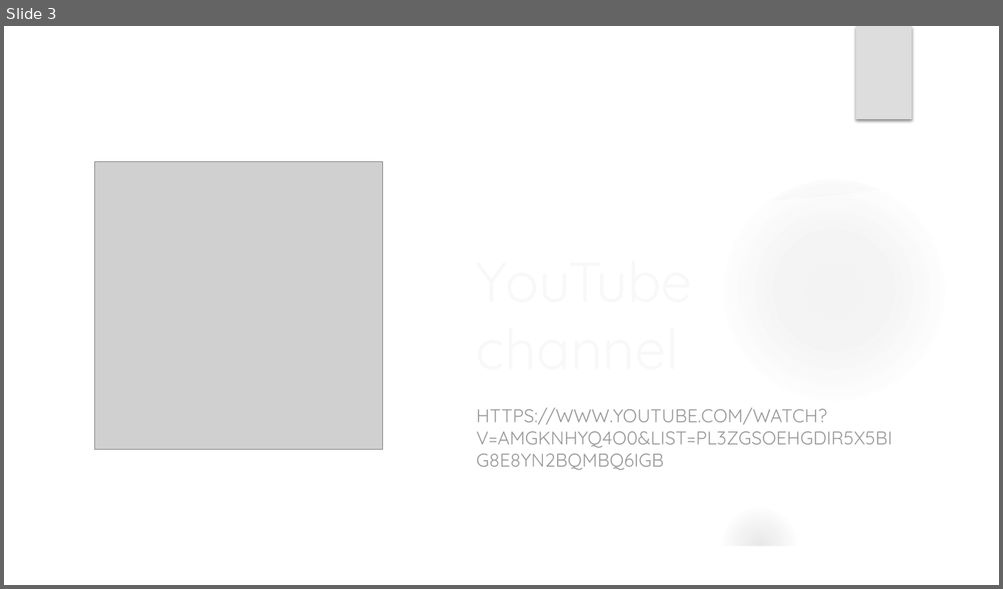
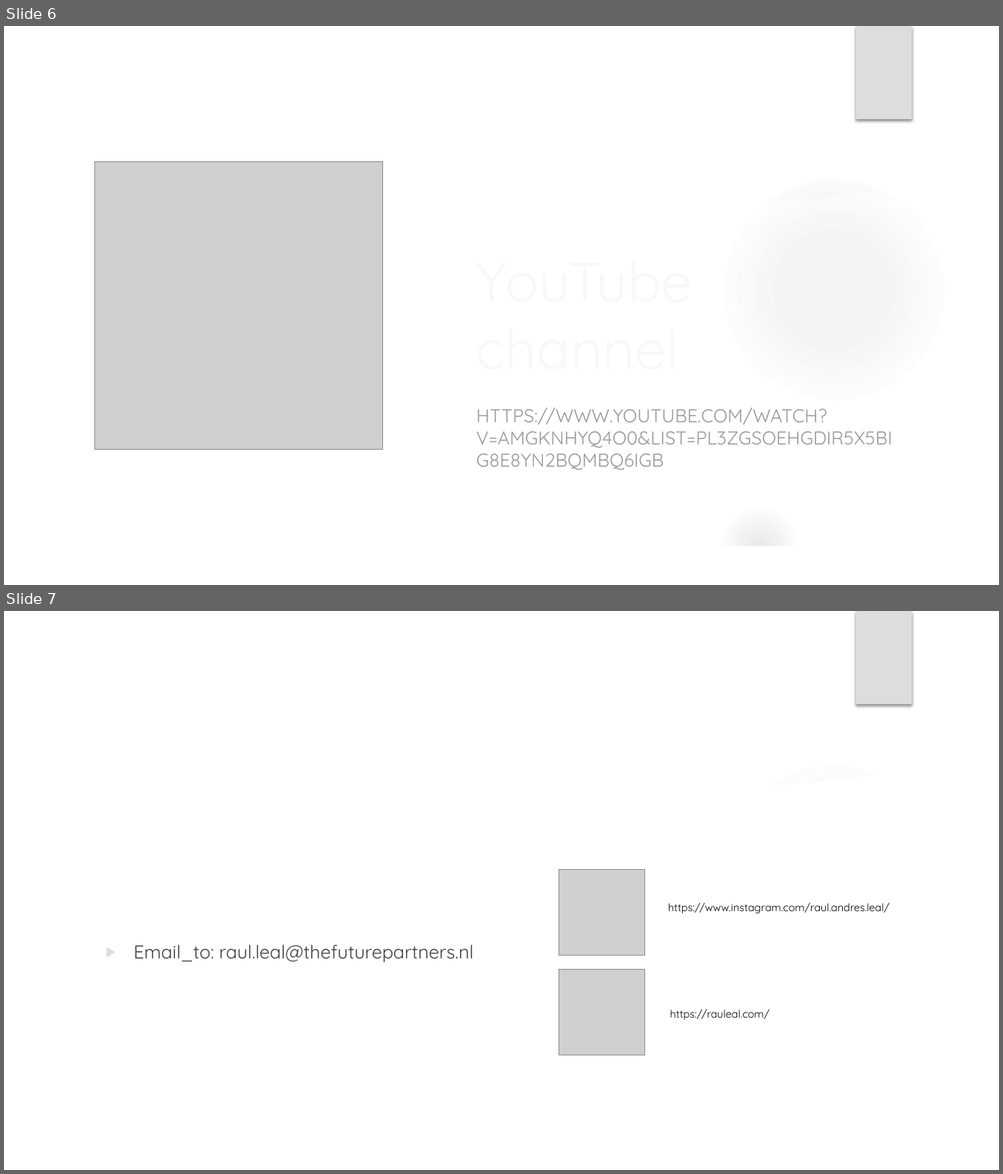
Before and after one commit to Rauleal/Immersive_enviroments_hva, a slide deck: basic_workshop_TD/Workshop_presentation.pptx. Shown one above the other, each under a label of ours: slide 3 before the commit, slides 6 and 7 after it. The pictures are 1003x589 and 1003x1174 pixels, drawn with LibreOffice and Linux fonts; fonts in the diff are those of the drawing; grey boxes stand for pictures; background and template pictures are left out. Boxes give left, top, right and bottom in pixels: in the first picture for what was removed or moved away, otherwise in the second. Text is boxed around its words. In the diff, an @@ line names an element or a change of style, - is before the commit and + after.

```diff
--- a/basic_workshop_TD/Workshop_presentation.pptx
+++ b/basic_workshop_TD/Workshop_presentation.pptx
@@ slide 7 added at bbox=[4, 611, 999, 1170], background picture (left out) @@
@@ group added at bbox=[4, 611, 999, 1170]: 3 ellipses, 3 freeform shapes @@
@@ rectangle added at bbox=[855, 611, 911, 704], fill #DDDDDD @@
@@ picture added at bbox=[559, 870, 645, 956] @@
@@ text added at bbox=[668, 903, 889, 914], 10.3 pt, text #000000 @@
+https://www.instagram.com/raul.andres.leal/
@@ text added at bbox=[134, 945, 474, 963], 18 pt, text #404040 @@
+▶ Email_to: raul.leal@thefuturepartners.nl
@@ picture added at bbox=[559, 970, 645, 1056] @@
@@ text added at bbox=[670, 1009, 769, 1020], 10.3 pt, text #000000 @@
+https://rauleal.com/
@@ what was slide 3 is now slide 6 @@
```
Also in this commit, not shown: 1 slide changed, 3 other slides added, 3 other files.
